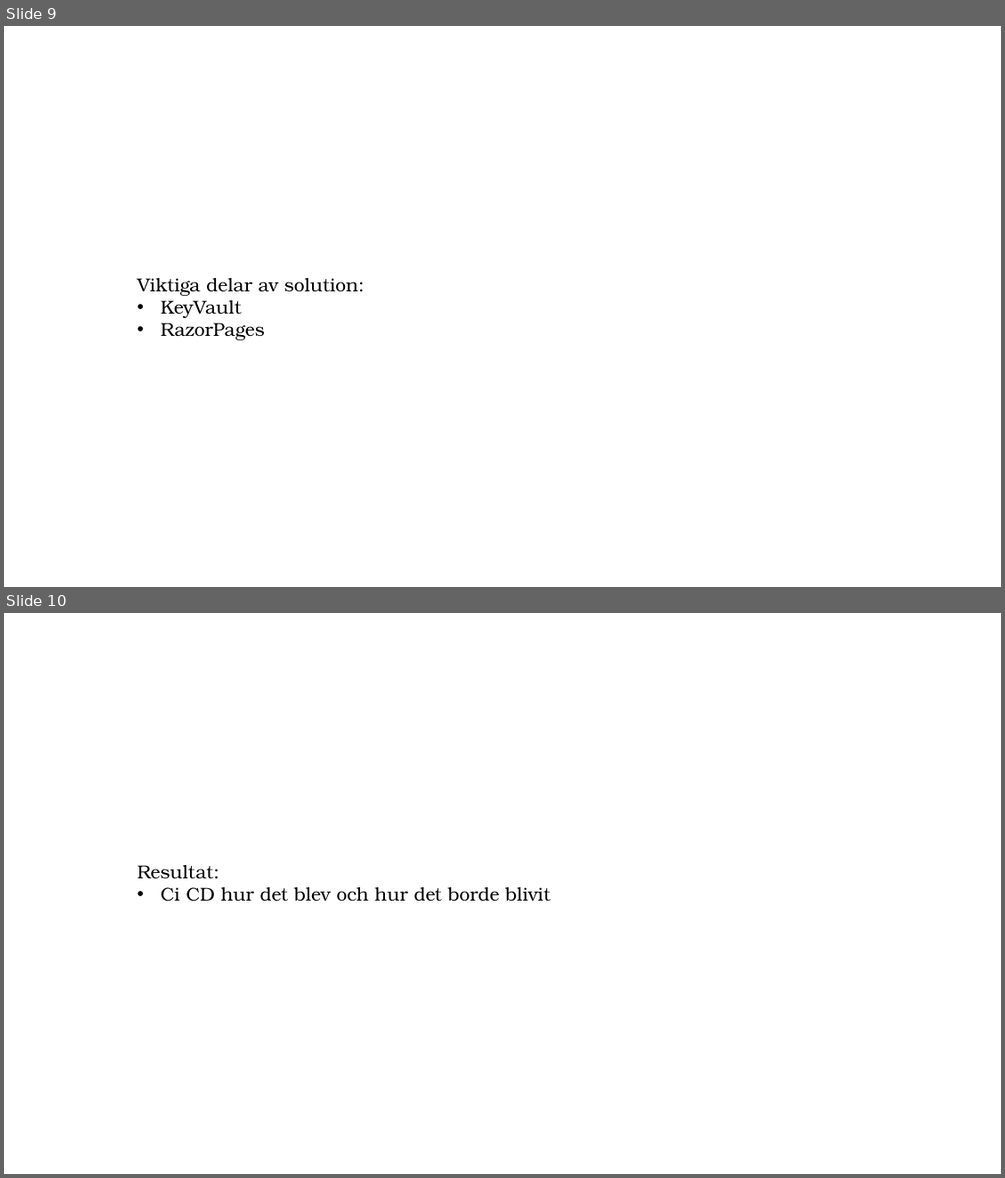
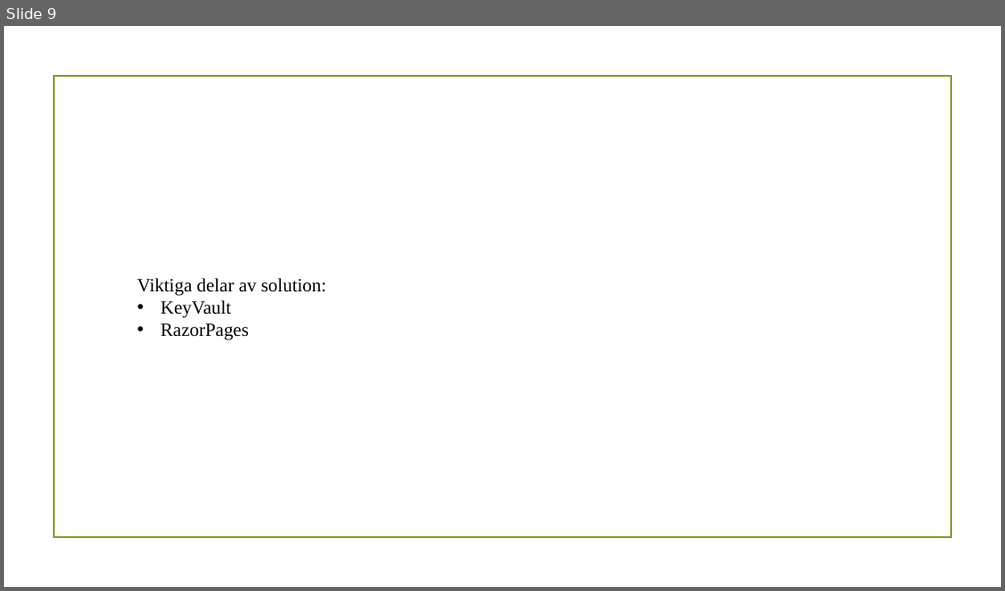
Before and after one commit to PGBSNH19/spacepark-grupp-2-b02-b04, a slide deck: Dokumentation/Geometric color block.pptx. Shown one above the other, each under a label of ours: slides 9 and 10 before the commit, slide 9 after it. The pictures are 1005x1178 and 1005x591 pixels, drawn with LibreOffice and Linux fonts; fonts in the diff are those of the drawing; background and template pictures are left out. Boxes give left, top, right and bottom in pixels: in the first picture for what was removed or moved away, otherwise in the second. Text is boxed around its words. In the diff, an @@ line names an element or a change of style, - is before the commit and + after.

```diff
--- a/Dokumentation/Geometric color block.pptx
+++ b/Dokumentation/Geometric color block.pptx
@@ slide 10 removed at (x1=4, y1=613, x2=1001, y2=1174), background #FFFFFF; not listed: 1 template element that a slide beside it also shows @@
@@ text removed at (x1=138, y1=865, x2=550, y2=901) @@
-Resultat:
-• Ci CD hur det blev och hur det borde blivit
@@ slide 9 changed as well @@
@@ rectangle added at (x1=53, y1=76, x2=951, y2=538), outline #83992A 1.25 pt @@
@@ text "Viktiga delar av solution:" at (x1=138, y1=278, x2=326, y2=340): font TeX Gyre Bonum to Times New Roman @@
@@ ellipse removed at (x1=938, y1=538, x2=971, y2=571) @@
```
Also in this commit, not shown: 3 other slides changed, 11 slides added, 6 other slides removed.
